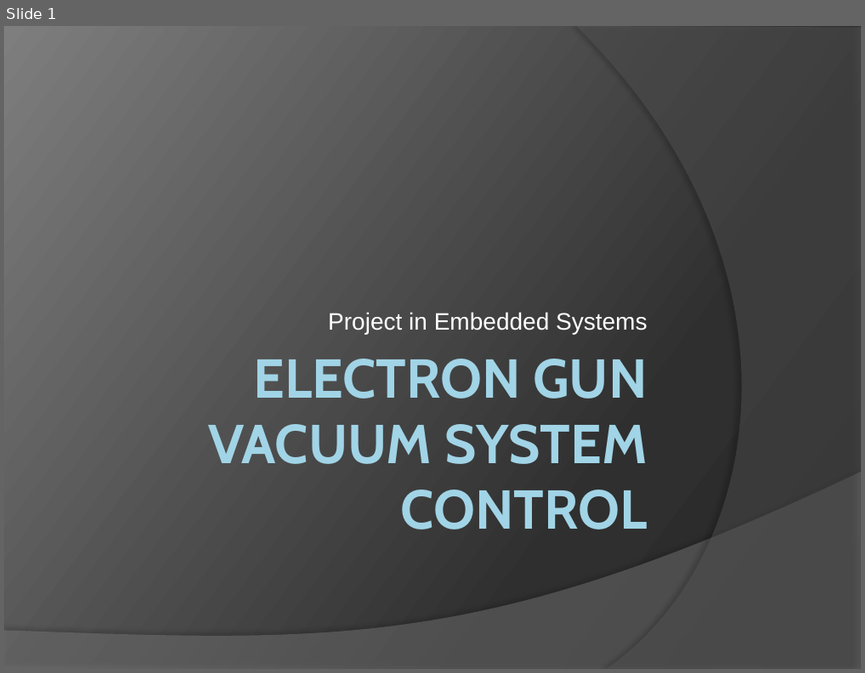
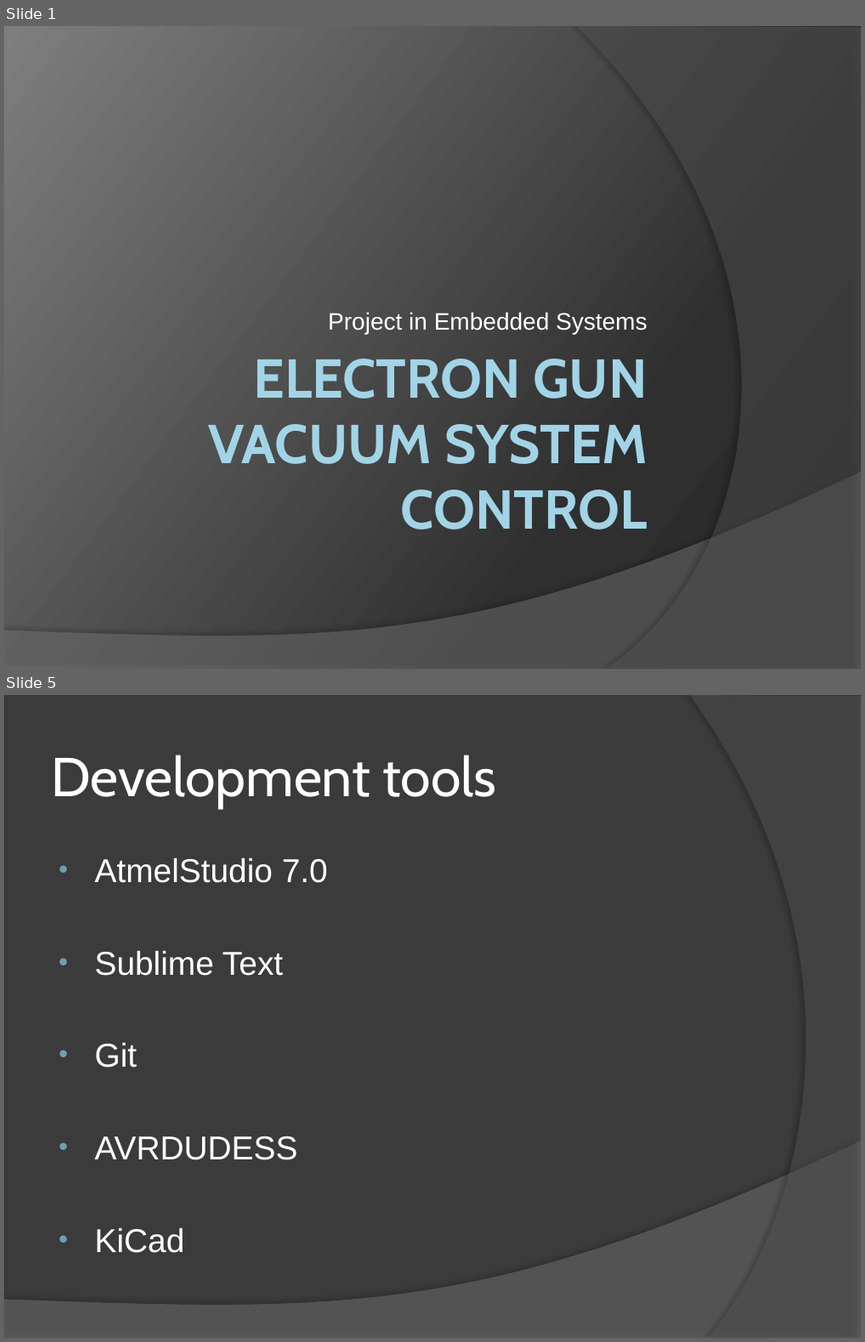
Before and after one commit to Simmz64/EmbeddedProject, a slide deck: SimonGollbo_EmbeddedProject_Final.pptx. Shown one above the other, each under a label of ours: slide 1 before the commit, slides 1 and 5 after it; the slides between them are not shown. The pictures are 865x673 and 865x1342 pixels, drawn with LibreOffice and Linux fonts; fonts in the diff are those of the drawing. Boxes give left, top, right and bottom in pixels: in the first picture for what was removed or moved away, otherwise in the second. Text is boxed around its words. In the diff, an @@ line names an element or a change of style, - is before the commit and + after.

```diff
--- a/SimonGollbo_EmbeddedProject_Final.pptx
+++ b/SimonGollbo_EmbeddedProject_Final.pptx
@@ slide 5 added at (4, 695, 861, 1338), background #3B3B3B; not listed: 1 template element that a slide beside it also shows @@
@@ freeform shape added at (689, 695, 861, 1338), fill #5E5E5E at 40% opacity @@
@@ title added at (51, 755, 496, 808), 46 pt, text #FFFFFF @@
+Development tools
@@ text added at (95, 857, 328, 1253), 27.8 pt, text #FFFFFF @@
+• AtmelStudio 7.0
+• Sublime Text
+• Git
+• AVRDUDESS
+• KiCad
```
Also in this commit, not shown: 6 slides changed, 5 other slides added.
